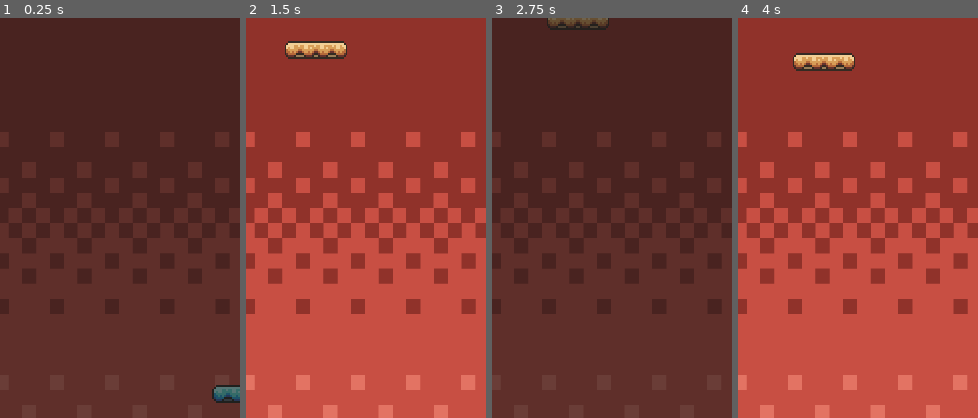
Above: before the commit, frames 1-4 (left to right).
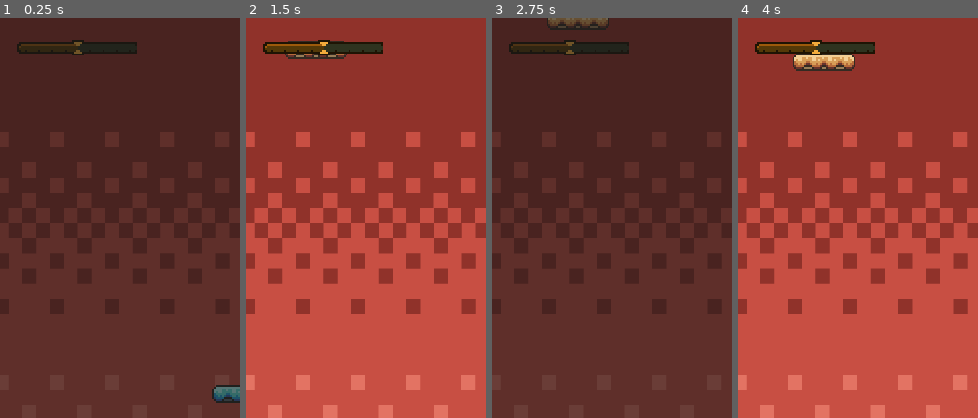
Above: after the commit, the same moments.

Repository: stefko-jam/Game_Jam
Game: Godot game, scene res://scenes/game.tscn
The game is run twice, just before and just after one commit, with the same random seed, the same clock (stepped at 60 frames per second) and the same inputs.
Inputs:
- Up to frame 1 (0.25 s): no input
- Up to frame 2 (1.5 s): click "Start" at 0.5 s; hold D (right) from 1.28 s (still down)
- Up to frame 3 (2.75 s): release D (right) at 2 s; click "Restart" at 2 s
- Up to frame 4 (4 s): click "Start" at 2.75 s; hold D (right) from 3.53 s (still down)
The pictures show only the part of the screen within x 0-50%, y 0-50%; the shares and areas given below are measured in that part.

The runs differ from the first frame. In frame 1, 1.1% of the frame differs, in the area x 7-58%, y 5-10%; in frame 2, 1.5%; in frame 3, 1.1%; in frame 4, 1.5%.

Commit message:
Health bar working

Diff:
--- a/scenes/game.tscn
+++ b/scenes/game.tscn
@@ -50,22 +50,6 @@
 [node name="Platform" parent="Platforms" instance=ExtResource("1_yqjtg")]
 position = Vector2(-1, 16)
 
-[node name="GameManager" type="Node" parent="Platforms"]
-unique_name_in_owner = true
-script = ExtResource("3_vtaks")
-
-[node name="pollutometer" parent="Platforms/GameManager" instance=ExtResource("9_kvpfn")]
-position = Vector2(-77, -210)
-frame = 5
-
-[node name="Score" type="Label" parent="Platforms/GameManager"]
-offset_left = -117.0
-offset_top = -217.0
-offset_right = -77.0
-offset_bottom = -194.0
-scale = Vector2(1.0833, 1.18283)
-metadata/_edit_use_anchors_ = true
-
 [node name="Boundarys" type="Node" parent="."]
 
 [node name="LeftBoundary" type="StaticBody2D" parent="Boundarys"]
@@ -104,6 +88,23 @@
 
 [node name="GameOver" parent="HUD" instance=ExtResource("9_0tnpc")]
 
+[node name="GameManager" type="Node" parent="HUD"]
+unique_name_in_owner = true
+script = ExtResource("3_vtaks")
+
+[node name="pollutometer" parent="HUD/GameManager" instance=ExtResource("9_kvpfn")]
+position = Vector2(76, 28)
+scale = Vector2(1.89608, 1.89608)
+frame = 5
+
+[node name="Score" type="Label" parent="HUD/GameManager"]
+offset_left = -117.0
+offset_top = -217.0
+offset_right = -77.0
+offset_bottom = -194.0
+scale = Vector2(1.0833, 1.18283)
+metadata/_edit_use_anchors_ = true
+
 [node name="MainMenu" parent="HUD" instance=ExtResource("8_gee14")]
 offset_top = -119.0
 offset_bottom = -119.0
--- a/scripts/pollutometer.gd
+++ b/scripts/pollutometer.gd
@@ -3,14 +3,8 @@
 @export var frame: int
 
 func _ready():
-	update_position()
 	$AnimatedSprite2D.frame = frame
 
 func _process(delta: float) -> void:
-	update_position()
 	$AnimatedSprite2D.frame = frame
-
-func update_position():
-	var viewport_size = get_viewport_rect().size
-	position.y = 0  # Top of the screen
-	position.x = viewport_size.x / 2  # Optional: center it horizontally
+	#position.y -= delta
